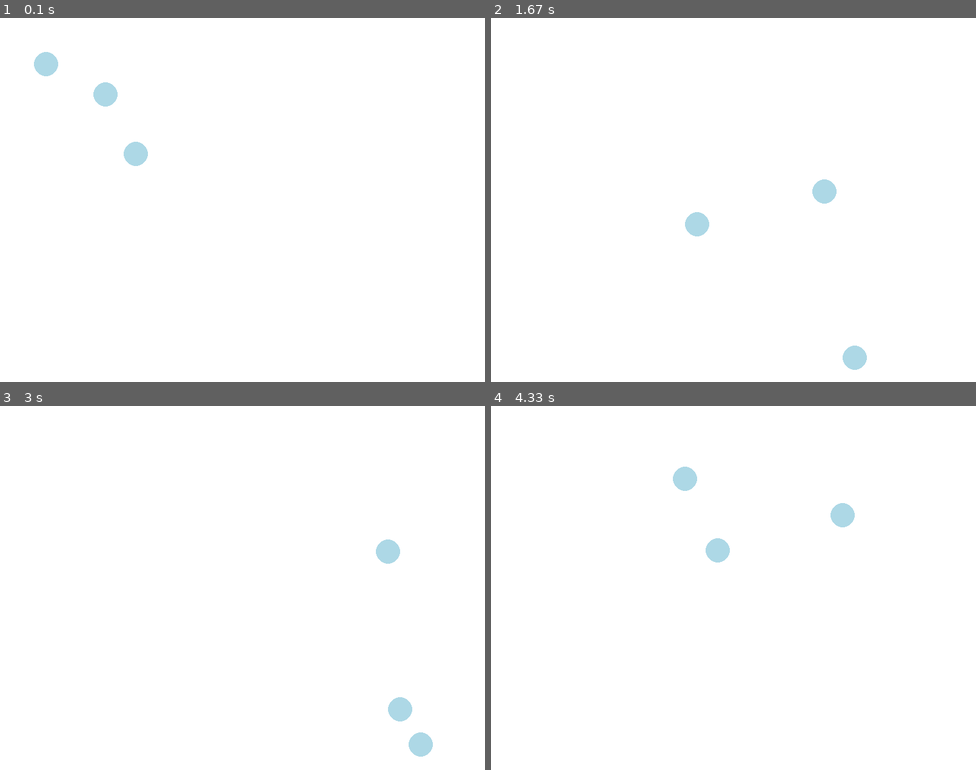
Above: before the commit, frames 1-4 (two rows, left to right).
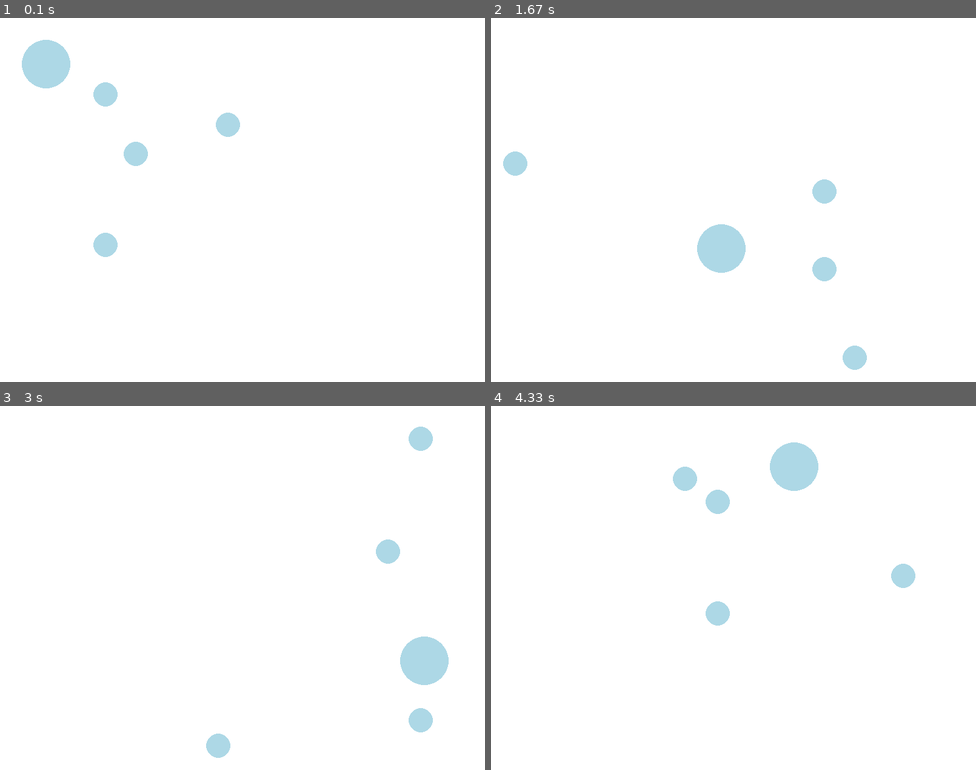
Above: after the commit, the same moments.

Repository: kitlevy/kant-simulation-project
Game: pygame game, started from interacting_balls.py
Same seed, same stepped clock (60 frames per second), same inputs: the game is played once before the commit and once after it.
Inputs:
- Up to frame 1 (0.1 s): no input
- Up to frame 2 (1.67 s): no input
- Up to frame 3 (3 s): no input
- Up to frame 4 (4.33 s): no input

The runs differ from the first frame. In frame 1, 1.3% of the frame differs, in the area x 4-50%, y 6-66%; in frame 2, 1.8%; in frame 3, 2.3%; in frame 4, 2.3%, in the area x 44-88%, y 10-61%.

Commit message:
first try at physics

Diff:
--- a/interacting_balls.py
+++ b/interacting_balls.py
@@ -1,54 +1,81 @@
 import pygame
 import numpy as np
 
-#Ball class w/ wall collisions, other ball collisions
+#Ball class w/ wall collisions,other ball collisions
 class Ball:
 
     def __init__(self,x,y,radius,dx,dy,color):
-        self.x = x
-        self.y = y
-        self.dx = dx
-        self.dy = dy
-        self.color = color
-        self.rad = radius
+        self.x=x
+        self.y=y
+        self.dx=dx
+        self.dy=dy
+        self.color=color
+        self.rad=radius
+        self.mass=np.pi*(self.rad**2)
+
+    def setvelo(self,newdx,newdy):
+        self.dx=newdx
+        self.dy=newdy
 
     def display(self):
         self.x+=self.dx
         self.y+=self.dy
 
-        if self.x - self.rad <= 0 or self.x + self.rad >= width:
-            self.dx = -self.dx
-        if self.y - self.rad <= 0 or self.y + self.rad >= height:
-            self.dy = -self.dy
+        #wall collisions
+        if self.x-self.rad<=0 or self.x+self.rad>=width:
+            self.dx=-self.dx
+        if self.y-self.rad<=0 or self.y+self.rad>=height:
+            self.dy=-self.dy
 
+        #ball-to-ball collisions
         for ball in balls:
-            if ball != self:
-                d = np.sqrt((self.x-ball.x)**2+(self.y-ball.y)**2)
+            if ball!=self:
+                d=np.sqrt((self.x-ball.x)**2+(self.y-ball.y)**2)
                 if d<=self.rad+ball.rad:
-                    self.dx = -self.dx
-                    self.dy = -self.dy
+                    #using that calc 3 + high school physics knowledge
+                    p1=np.array([self.x,self.y])
+                    p2=np.array([ball.x,ball.y])
+                    v1=np.array([self.dx,self.dy])
+                    v2=np.array([ball.dx,ball.dy])
 
-        pygame.draw.circle(screen, self.color, (self.x, self.y), self.rad)
+                    r=p1-p2
+                    n=r/np.sqrt(r.dot(r))
+
+                    relv=v1-v2
+                    imp=2*(relv.dot(n))*(self.mass*ball.mass)/(self.mass+ball.mass)
+
+                    newv1=v1-(imp/self.mass)*n
+                    newv2=v2+(imp/ball.mass)*n
+
+                    self.setvelo(newv1[0],newv1[1])
+                    ball.setvelo(newv2[0],newv2[1])
+
+
+
+
+        pygame.draw.circle(screen,self.color,(self.x,self.y),self.rad)
 
 
 pygame.init()
 
-width, height = 800, 600
-screen = pygame.display.set_mode((width, height))
-white = (255, 255, 255)
-blue = (173, 216, 230)
+width,height=800,600
+screen=pygame.display.set_mode((width,height))
+white=(255,255,255)
+blue=(173,216,230)
 
 balls=[]
-balls.append(Ball(100,100,20,np.random.choice([-4,4]),np.random.choice([-4,4]),blue))
+balls.append(Ball(100,100,40,np.random.choice([-4,4]),np.random.choice([-4,4]),blue))
 balls.append(Ball(150,150,20,np.random.choice([-4,4]),np.random.choice([-4,4]),blue))
 balls.append(Ball(200,200,20,np.random.choice([-4,4]),np.random.choice([-4,4]),blue))
+balls.append(Ball(150,350,20,np.random.choice([-4,4]),np.random.choice([-4,4]),blue))
+balls.append(Ball(400,200,20,np.random.choice([-4,4]),np.random.choice([-4,4]),blue))
 
 #main pygame loop
-running = True
+running=True
 while running:
     for event in pygame.event.get():
         if event.type == pygame.QUIT:
-            running = False
+            running=False
 
     screen.fill(white)
 
